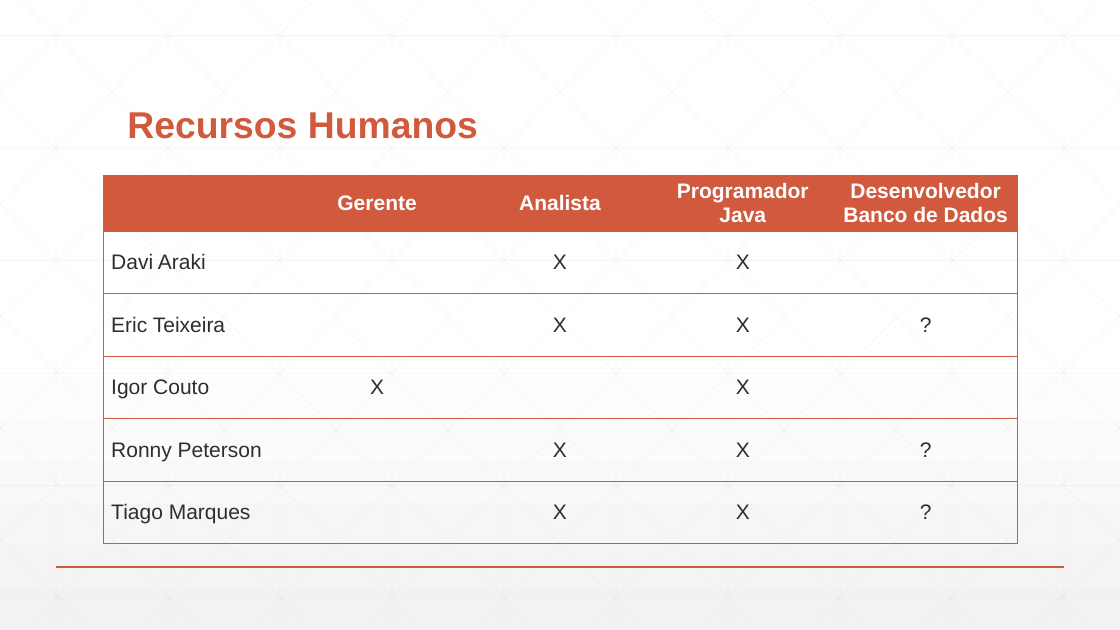
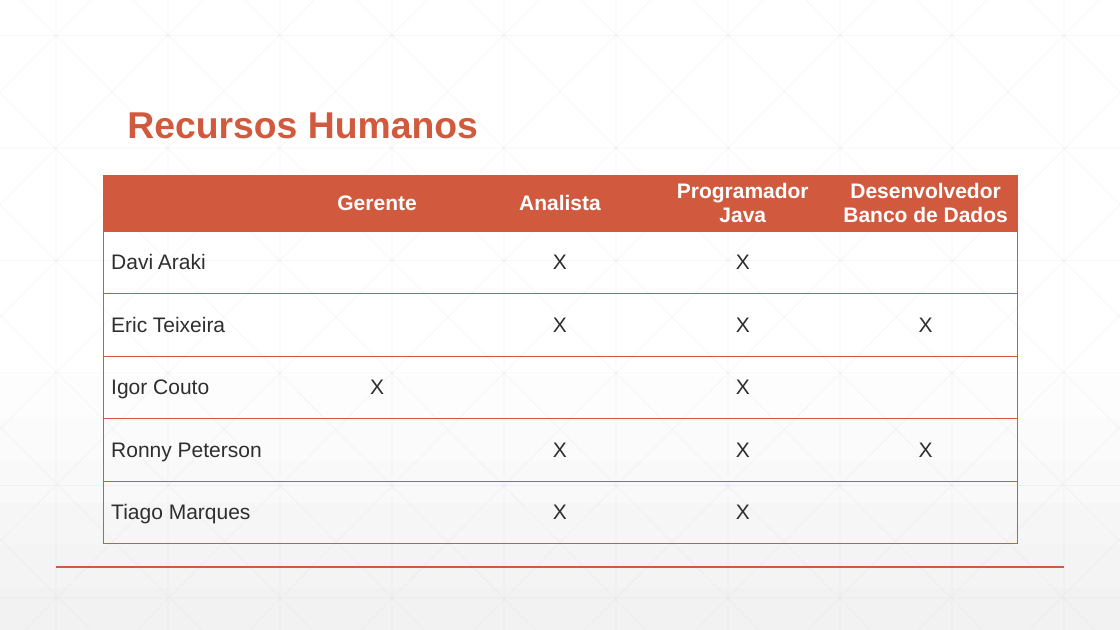
Before and after one commit to DudsNascimento/DuDente, a slide deck: slide 13 of Apresentação.pptx. Drawn at 1120x630 pixels with LibreOffice and Linux fonts; fonts in the diff are those of the drawing. Boxes give left, top, right and bottom in pixels: in the first picture for what was removed or moved away, otherwise in the second. Text is boxed around its words. In the diff, an @@ line names an element or a change of style, - is before the commit and + after.

Commit message:
Apresentação.

```diff
--- a/Apresentação.pptx
+++ b/Apresentação.pptx
@@ table at (x1=103, y1=176, x2=1018, y2=547) @@
-row 3, column 5: ?
+row 3, column 5: X
-row 5, column 5: ?
+row 5, column 5: X
-row 6, column 5: ?
+row 6, column 5: 
```
Also in this commit, not shown: 2 slides removed.
